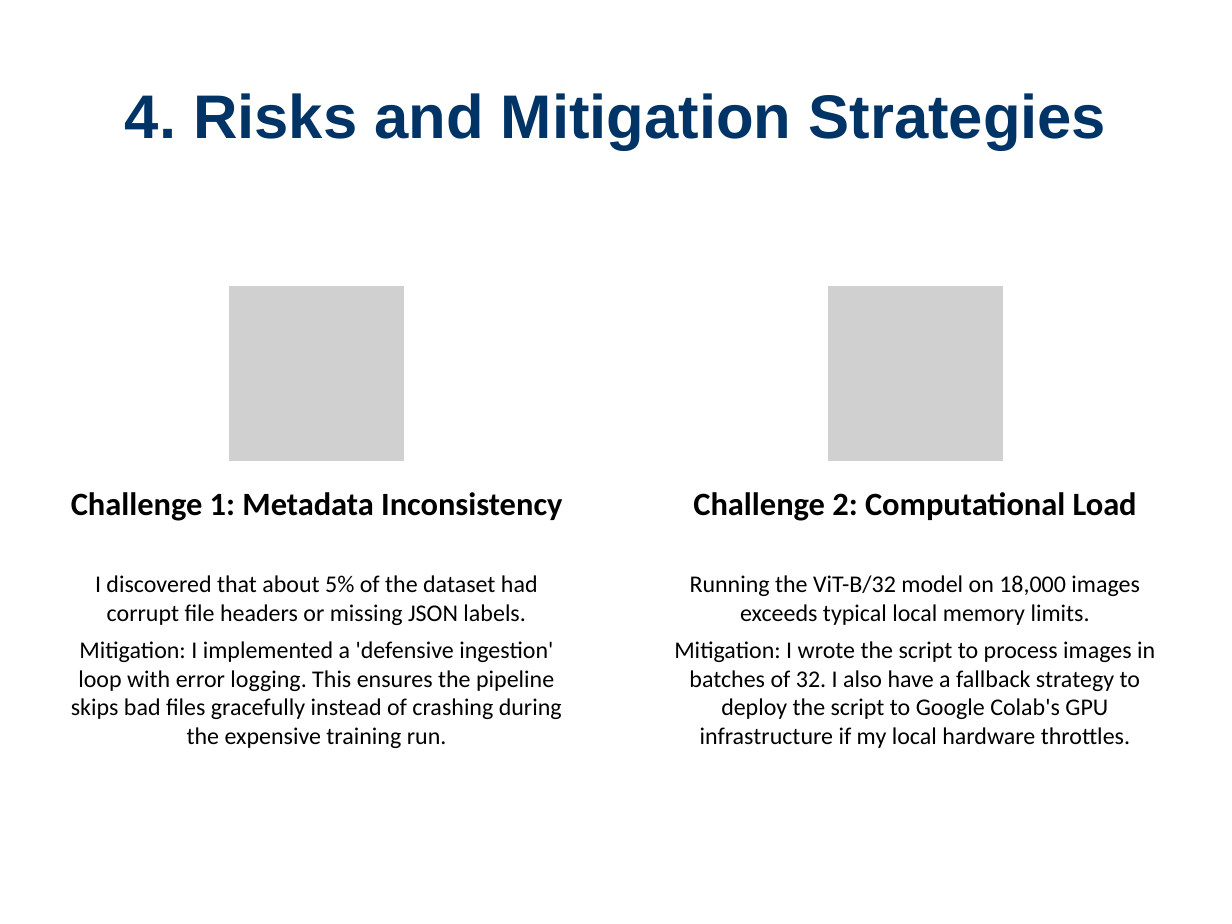
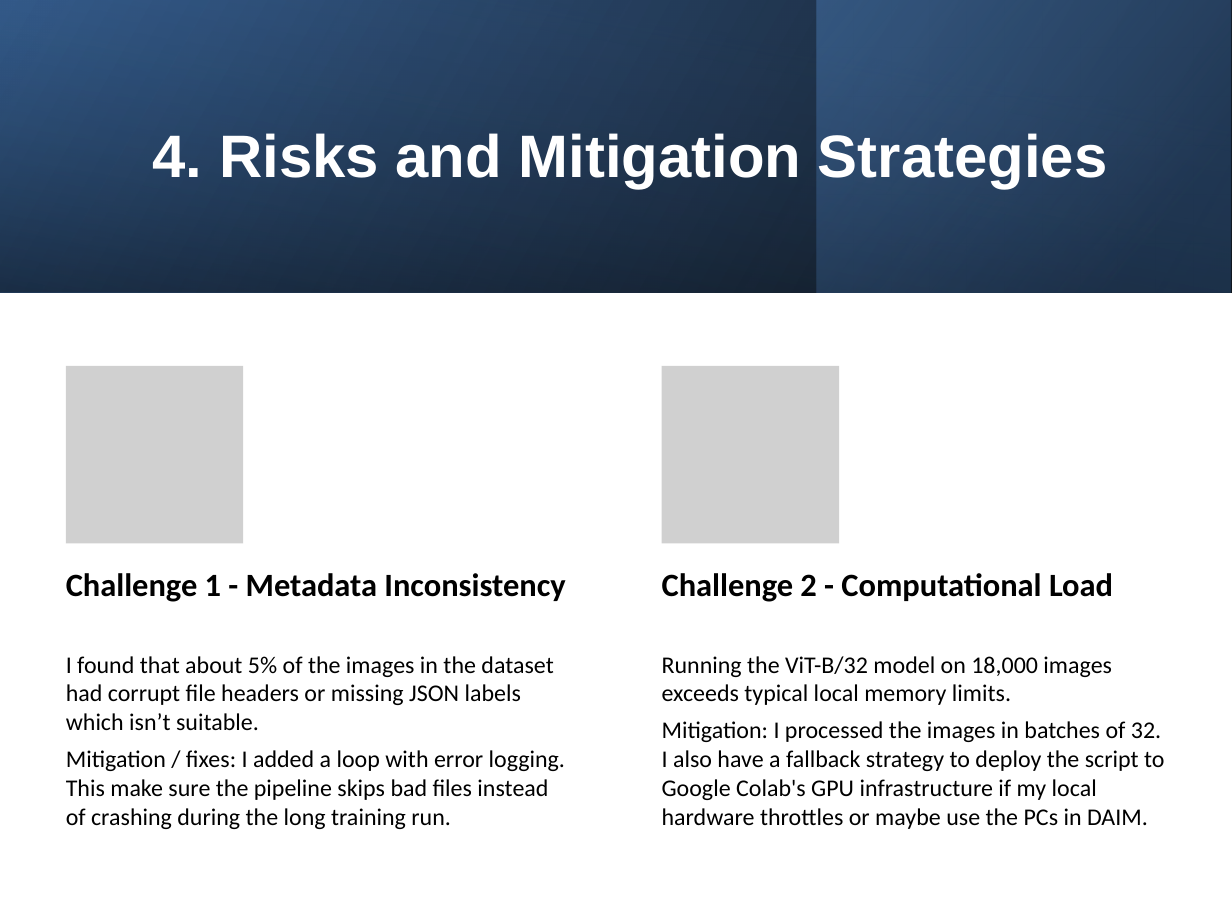
Before and after one commit to 730Rashid/Final_Stage_Project_Rashid_LBS-25-986, a slide deck: slide 5 of Docs/Midway Review/Midway_Review_Rashid.pptx. Drawn at 1232x924 pixels with LibreOffice and Linux fonts; fonts in the diff are those of the drawing; grey boxes stand for pictures. Boxes give left, top, right and bottom in pixels: in the first picture for what was removed or moved away, otherwise in the second. Text is boxed around its words. In the diff, an @@ line names an element or a change of style, - is before the commit and + after.

```diff
--- a/Docs/Midway Review/Midway_Review_Rashid.pptx
+++ b/Docs/Midway Review/Midway_Review_Rashid.pptx
@@ rectangle added at <box>0,0,1232,292</box>, fill gradient #000000 to #376092 @@
@@ rectangle added at <box>0,1,1231,293</box>, fill gradient #376092 to #000000 @@
@@ rectangle added at <box>817,0,1231,292</box>, fill gradient #254061 to #4F81BD @@
@@ title "4. Risks and Mitigation Strategies": place and size @@
-title "4. Risks and Mitigation Strategies" at <box>125,93,1107,150</box>
+title "4. Risks and Mitigation Strategies" at <box>153,133,1108,188</box>
@@ title "4. Risks and Mitigation Strategies" at <box>153,133,1108,188</box>: size 36 to 35 pt, text colour #003366 to #FFFFFF @@
@@ picture removed at <box>228,285,407,463</box> @@
@@ picture removed at <box>827,285,1005,463</box> @@
@@ picture added at <box>65,366,243,543</box> @@
@@ picture added at <box>662,366,839,543</box> @@
@@ text at <box>66,573,565,602</box>: text changed @@
-Challenge 1: Metadata Inconsistency
+Challenge 1 - Metadata Inconsistency
@@ text at <box>662,573,1113,602</box>: text changed @@
-Challenge 2: Computational Load
+Challenge 2 - Computational Load
@@ text at <box>66,656,565,829</box>: text changed @@
-I discovered that about 5% of the dataset had corrupt file headers or missing JSON labels.
-Mitigation: I implemented a 'defensive ingestion' loop with error logging. This ensures the pipeline skips bad files gracefully instead of crashing during the expensive training run.
+I found that about 5% of the images in the dataset had corrupt file headers or missing JSON labels which isn’t suitable.
+Mitigation / fixes: I added a loop with error logging. This make sure the pipeline skips bad files instead of crashing during the long training run.
@@ text at <box>662,656,1112,705</box>: alignment centre to left @@
@@ text "Running the ViT-B/32 model on ...": place and size @@
-text "Running the ViT-B/32 model on ..." at <box>674,575,1155,748</box>
+text "Running the ViT-B/32 model on ..." at <box>662,656,1164,829</box>
@@ text at <box>662,721,1164,829</box>: text changed @@
-Mitigation: I wrote the script to process images in batches of 32. I also have a fallback strategy to deploy the script to Google Colab's GPU infrastructure if my local hardware throttles.
+Mitigation: I processed the images in batches of 32. I also have a fallback strategy to deploy the script to Google Colab's GPU infrastructure if my local hardware throttles or maybe use the PCs in DAIM.
```
Also in this commit, not shown: 5 other slides changed, 5 other files.
